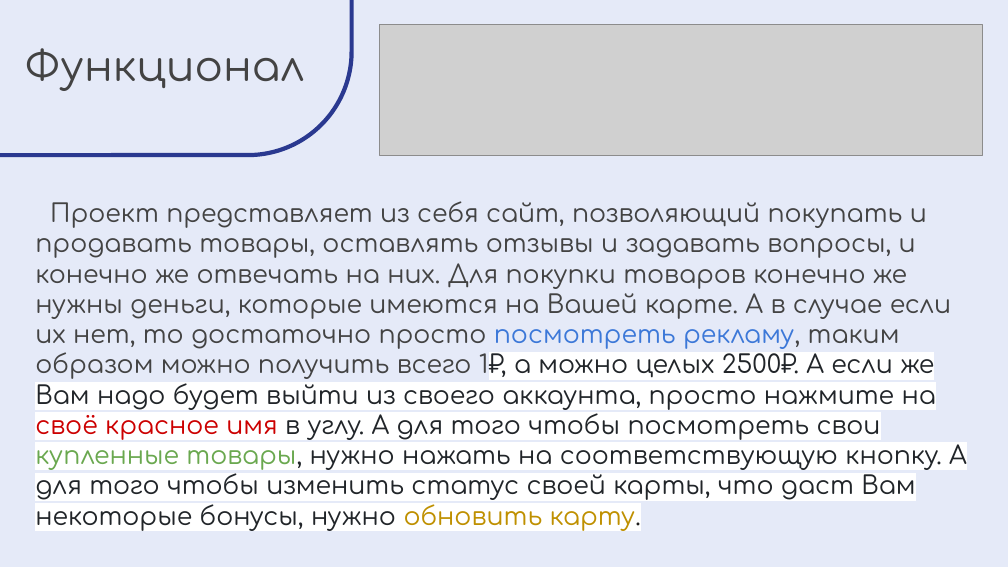
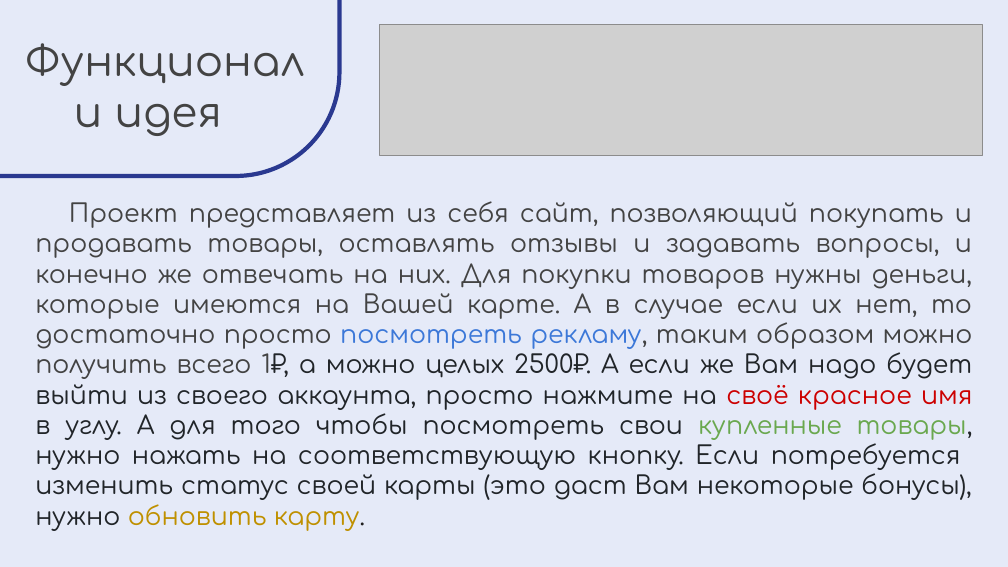
Before and after one commit to MMeadow9/Shop, a slide deck: slide 2 of documentation/Онлайн Магазин.pptx. Drawn at 1008x567 pixels with LibreOffice and Linux fonts; fonts in the diff are those of the drawing; grey boxes stand for pictures. Boxes give left, top, right and bottom in pixels: in the first picture for what was removed or moved away, otherwise in the second. Text is boxed around its words. In the diff, an @@ line names an element or a change of style, - is before the commit and + after.

```diff
--- a/documentation/Онлайн Магазин.pptx
+++ b/documentation/Онлайн Магазин.pptx
@@ round diag rect: place and size @@
-round diag rect at [0, 0, 352, 155]
+round diag rect at [0, 0, 340, 176]
@@ text at [74, 79, 222, 136]: paragraph added @@
+и идея
@@ text at [35, 201, 973, 531]: text changed @@
-Проект представляет из себя сайт, позволяющий покупать и продавать товары, оставлять отзывы и задавать вопросы, и конечно же отвечать на них. Для покупки товаров конечно же нужны деньги, которые имеются на Вашей карте. А в случае если их нет, то достаточно просто посмотреть рекламу, таким образом можно получить всего 1₽, а можно целых 2500₽. А если же Вам надо будет выйти из своего аккаунта, просто нажмите на своё красное имя в углу. А для того чтобы посмотреть свои купленные товары, нужно нажать на соответствующую кнопку. А для того чтобы изменить статус своей карты, что даст Вам некоторые бонусы, нужно обновить карту.
+Проект представляет из себя сайт, позволяющий покупать и продавать товары, оставлять отзывы и задавать вопросы, и конечно же отвечать на них. Для покупки товаров нужны деньги, которые имеются на Вашей карте. А в случае если их нет, то достаточно просто посмотреть рекламу, таким образом можно получить всего 1₽, а можно целых 2500₽. А если же Вам надо будет выйти из своего аккаунта, просто нажмите на своё красное имя в углу. А для того чтобы посмотреть свои купленные товары, нужно нажать на соответствующую кнопку. Если потребуется изменить статус своей карты (это даст Вам некоторые бонусы), нужно обновить карту.
```
Also in this commit, not shown: 8 other slides changed, 3 slides added, 1 slide removed, 1 other file.
